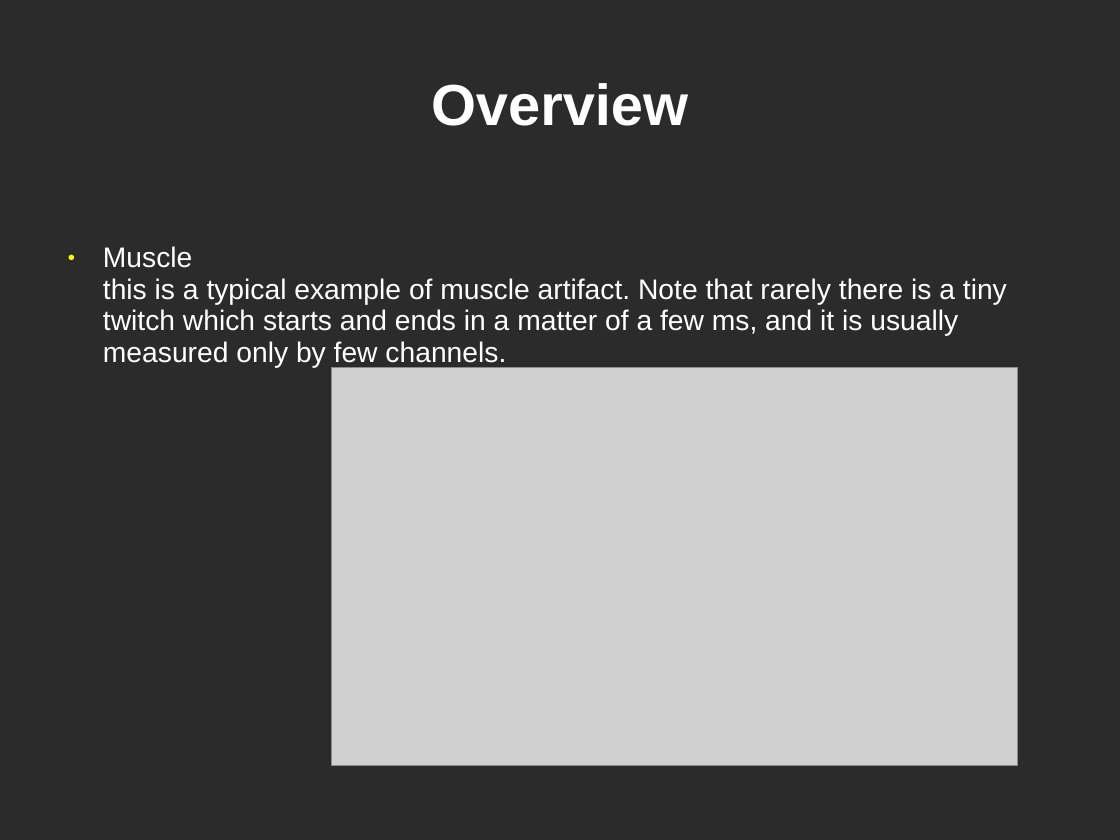
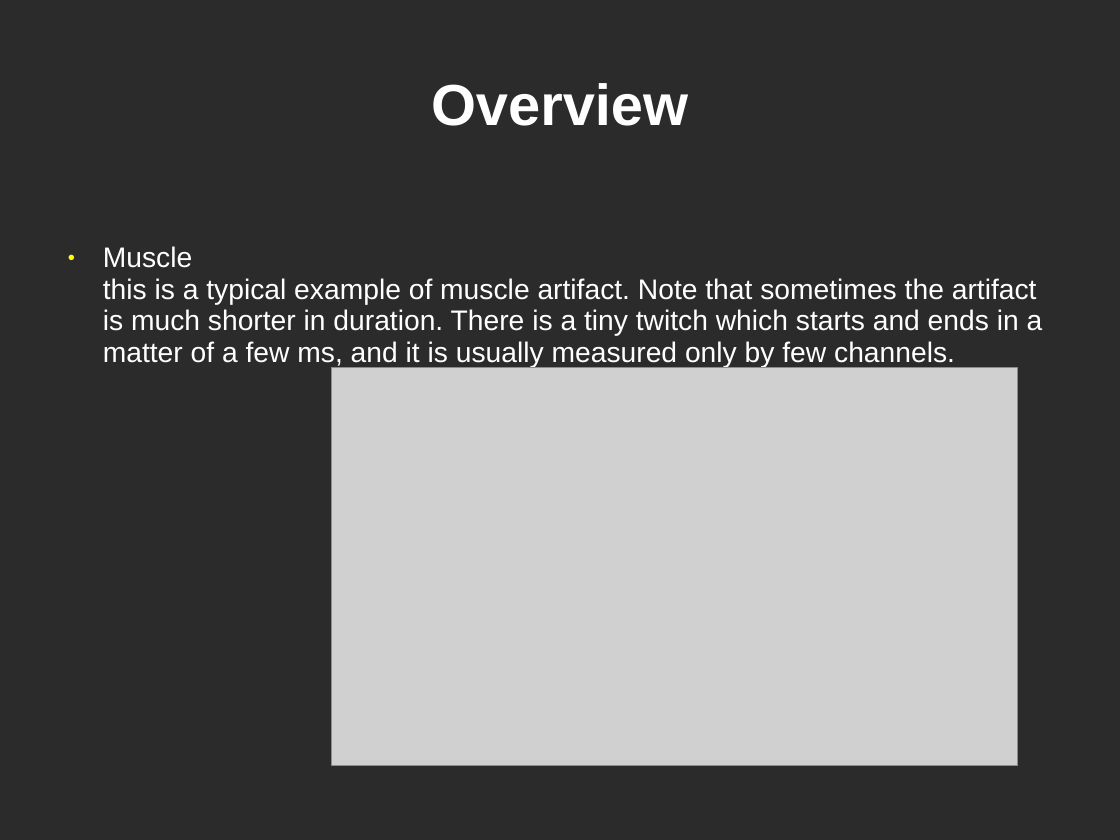
Before and after one commit to yuval-harpaz/work-drafts, a slide deck: slide 7 of docs/Tutorial4Begginers.ppt. Drawn at 1120x840 pixels with LibreOffice and Linux fonts; fonts in the diff are those of the drawing; grey boxes stand for pictures; background and template pictures are left out; a plain dark background stands for a picture behind light text. Boxes give left, top, right and bottom in pixels: in the first picture for what was removed or moved away, otherwise in the second. Text is boxed around its words. In the diff, an @@ line names an element or a change of style, - is before the commit and + after.

```diff
--- a/docs/Tutorial4Begginers.ppt
+++ b/docs/Tutorial4Begginers.ppt
@@ text at [103,246,1043,368]: text changed @@
-● Muscle
-  this is a typical example of muscle artifact. Note that rarely there is a tiny twitch which starts and ends in a matter of a few ms, and it is usually measured only by few channels.
+● Muscle
+  this is a typical example of muscle artifact. Note that sometimes the artifact is much shorter in duration. There is a tiny twitch which starts and ends in a matter of a few ms, and it is usually measured only by few channels.
```
Also in this commit, not shown: 10 other slides changed, 2 other files.
